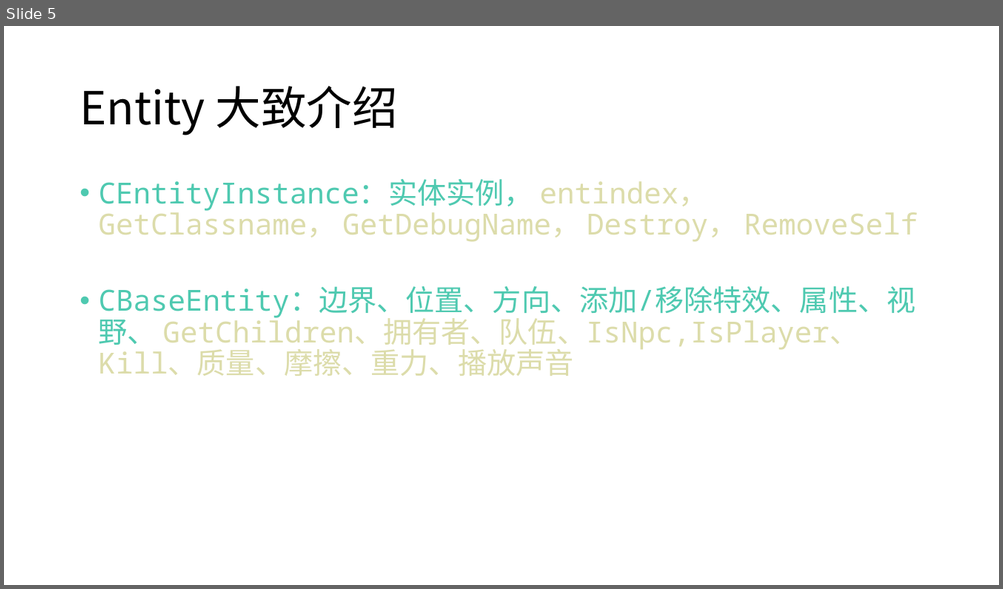
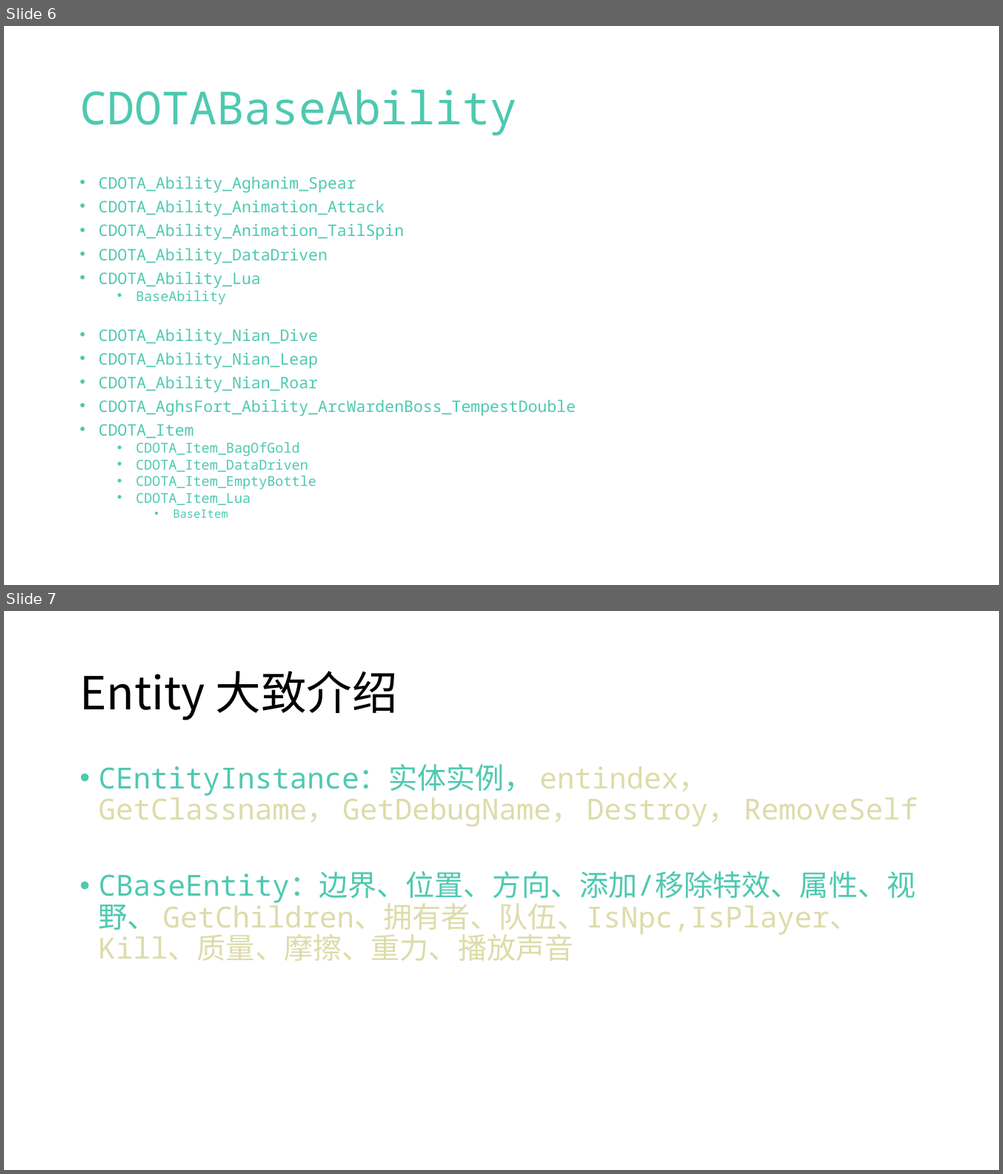
Before and after one commit to ihaiucom/ihaiu.blog, a slide deck: web/dota/dota @moddota dota-lua-types学习笔记.pptx. Shown one above the other, each under a label of ours: slide 5 before the commit, slides 6 and 7 after it. The pictures are 1003x589 and 1003x1174 pixels, drawn with LibreOffice and Linux fonts; fonts in the diff are those of the drawing. Boxes give left, top, right and bottom in pixels: in the first picture for what was removed or moved away, otherwise in the second. Text is boxed around its words. In the diff, an @@ line names an element or a change of style, - is before the commit and + after.

```diff
--- a/web/dota/dota @moddota dota-lua-types学习笔记.pptx
+++ b/web/dota/dota @moddota dota-lua-types学习笔记.pptx
@@ slide 6 added at [4,26,999,585], background #FFFFFF @@
@@ title added at [79,90,517,136], 44 pt, text #4EC9B0 @@
+CDOTABaseAbility
@@ text added at [99,176,576,518], 15.4 pt, text #4EC9B0 @@
+• CDOTA_Ability_Aghanim_Spear
+• CDOTA_Ability_Animation_Attack
+• CDOTA_Ability_Animation_TailSpin
+• CDOTA_Ability_DataDriven
+• CDOTA_Ability_Lua
+  • BaseAbility
+• CDOTA_Ability_Nian_Dive
+• CDOTA_Ability_Nian_Leap
+• CDOTA_Ability_Nian_Roar
+• CDOTA_AghsFort_Ability_ArcWardenBoss_TempestDouble
+• CDOTA_Item
+  • CDOTA_Item_BagOfGold
+  • CDOTA_Item_DataDriven
+  • CDOTA_Item_EmptyBottle
+  • CDOTA_Item_Lua
+    • BaseItem
@@ what was slide 5 is now slide 7 @@
```
Also in this commit, not shown: 1 slide changed, 2 other slides added.
